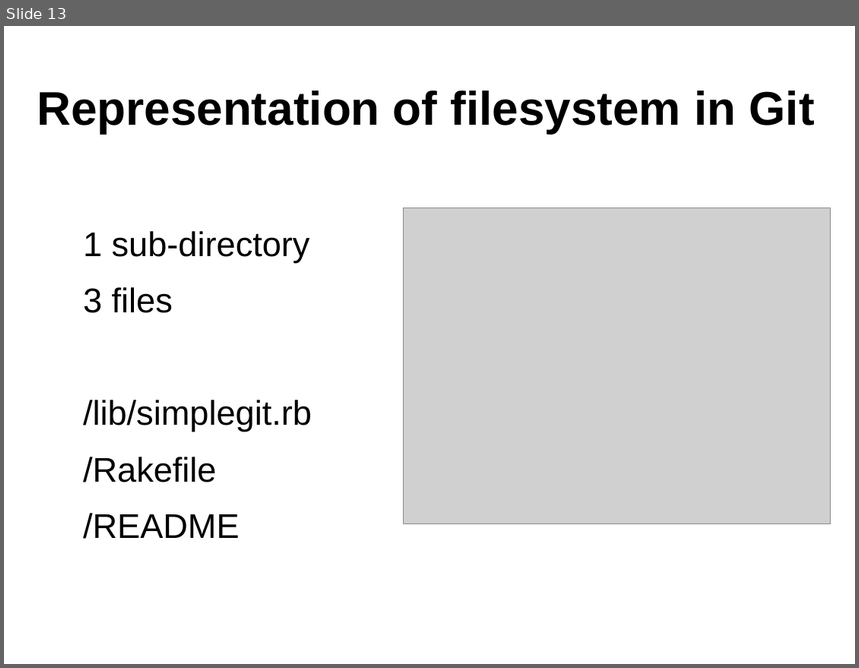
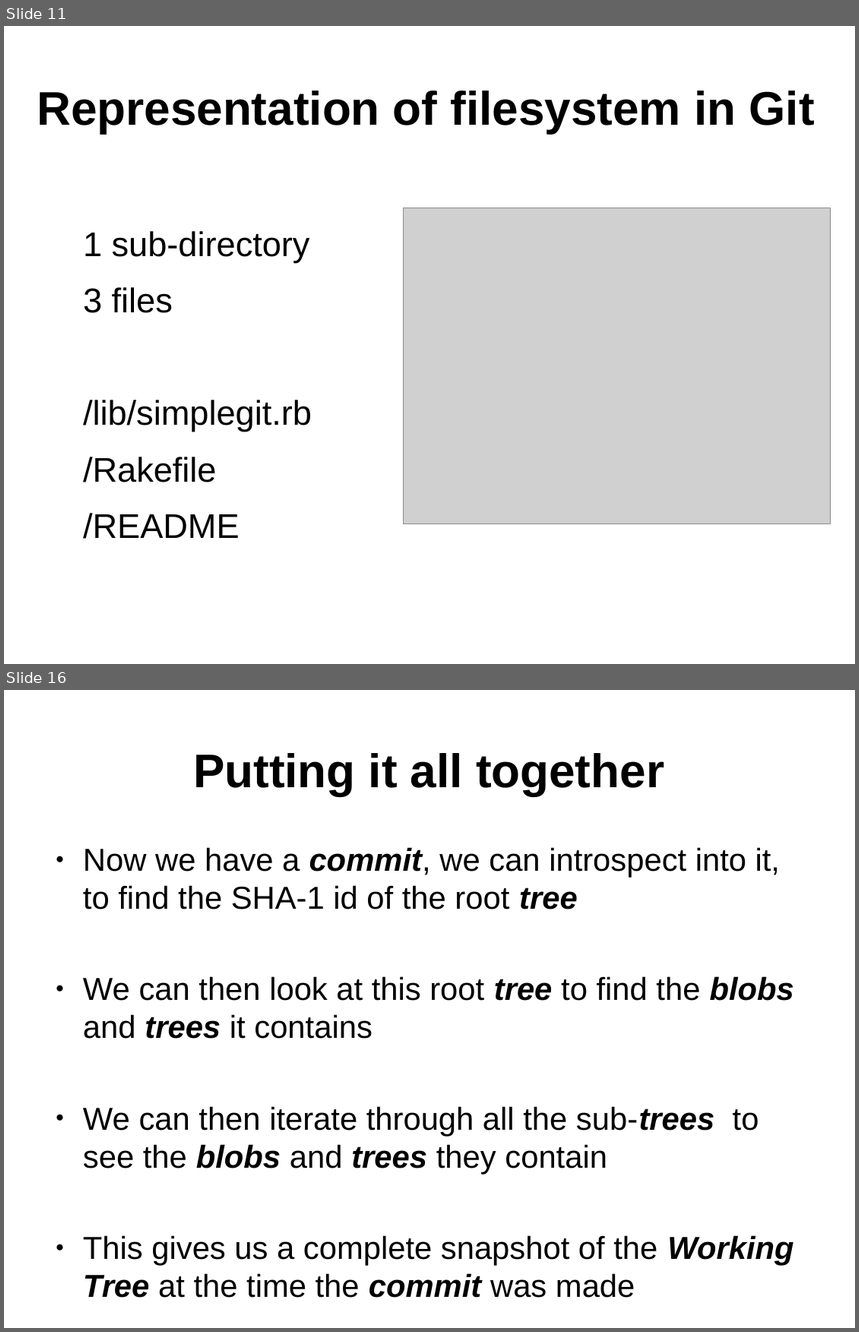
Before and after one commit to ifpingram/soslug, a slide deck: Understanding_Git_and_using_Github.odp. Shown one above the other, each under a label of ours: slide 13 before the commit, slides 11 and 16 after it; the slides between them are not shown. The pictures are 859x668 and 859x1332 pixels, drawn with LibreOffice and Linux fonts; fonts in the diff are those of the drawing; grey boxes stand for pictures. Boxes give left, top, right and bottom in pixels: in the first picture for what was removed or moved away, otherwise in the second. Text is boxed around its words. In the diff, an @@ line names an element or a change of style, - is before the commit and + after.

```diff
--- a/Understanding_Git_and_using_Github.odp
+++ b/Understanding_Git_and_using_Github.odp
@@ slide 16 added at (4, 690, 855, 1328), background #FFFFFF @@
@@ title added at (193, 753, 664, 796), 44 pt, text #000000, bold @@
+Putting it all together
@@ text added at (83, 847, 794, 1298), 29.6 pt, text #000000 @@
+● Now we have a commit, we can introspect into it, to find the SHA-1 id of the root tree
+● We can then look at this root tree to find the blobs and trees it contains
+● We can then iterate through all the sub-trees to see the blobs and trees they contain
+● This gives us a complete snapshot of the Working Tree at the time the commit was made
@@ what was slide 13 is now slide 11 @@
```
Also in this commit, not shown: 6 slides changed, 5 other slides added.
